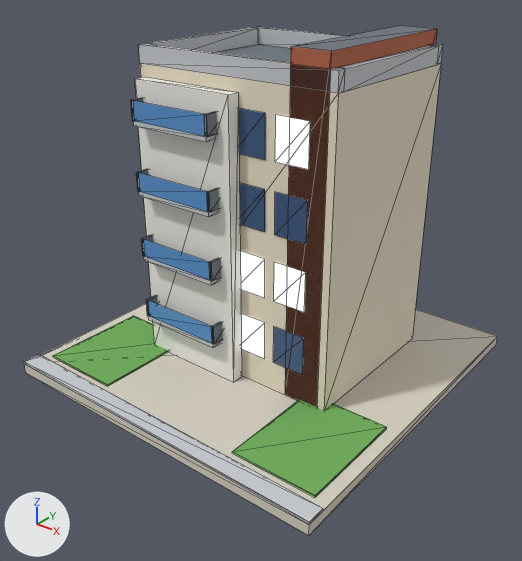
The glTF model public/models/v2/08_lod1.glb: old version first, new version second.
Both versions are drawn from a 50 mm lens placed at (1.09, -1.398, 1.106), pointed at (0.031, -0.074, 0.285). The axes (+X, +Y, +Z) are drawn at lower left. The lights are the same throughout. The older version comes first. Mesh edges are drawn as thin lines. Vertices at exactly the same position are counted once.

Before the edit, the objects in view are built like this:
```python
ob_b08_v2_lod1 = bpy.data.objects.new('b08_v2_lod1', me_b08_v2_lod1)
ob_b08_v2_lod1.location = (0.0, 0.0, 0.0)
```
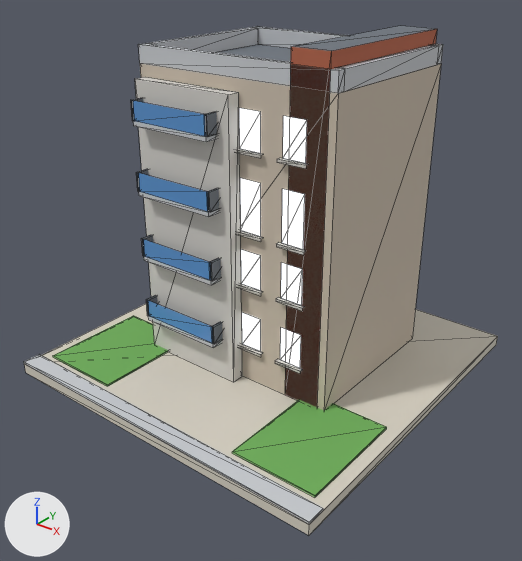
Edits to the bpy script that builds the scene:
```text
Change mat_wall_cream:
    where n2 = _N.new('ShaderNodeMix'); n2.name = 'Mix'
    n2.inputs[7].default_value: (0.823, 0.738, 0.578, 1.0) -> (0.604, 0.521, 0.423, 1.0)  # 'B', pale yellow #eadfc8 -> 'B', light grey #ccbfae
Change mat_wall_white:
    where n2 = _N.new('ShaderNodeMix'); n2.name = 'Mix'
    n2.inputs[7].default_value: (0.896, 0.88, 0.823, 1.0) -> (0.68, 0.658, 0.617, 1.0)  # 'B', white #f3f1ea -> 'B', light grey #d7d4ce
Add mat_glow_window_res:
    mat_glow_window_res = bpy.data.materials.new('glow_window_res')
    # nodes: BsdfPrincipled, Mix, OutputMaterial, VertexColor
    # colours: blue #3d5a82, mixed with the vertex colours
Add mat_white:
    mat_white = bpy.data.materials.new('white')
    # nodes: BsdfPrincipled, Mix, OutputMaterial, VertexColor
    # colours: light grey #cecbc4, mixed with the vertex colours
Change me_b08_v2_lod1:
    used by ob_b08_v2_lod1; location = (0.0, 0.0, 0.0)
    remove me_b08_v2_lod1.from_pydata(...)  # 242 vertices, 270 faces; spans x -0.48..0.48, y -0.48..0.48, z 0.0..0.89
    add me_b08_v2_lod1.from_pydata(...)  # 338 vertices, 334 faces; spans x -0.48..0.48, y -0.48..0.48, z 0.0..0.89
    me_b08_v2_lod1 part 1: the loose piece of 4 vertices spanning x 0.134..0.226, y -0.153, z 0.64..0.745 is rebuilt with 4 vertices and now spans x 0.156..0.218, y -0.153, z 0.652..0.746, in mat_glow_window_res
    me_b08_v2_lod1 part 2: the loose piece of 4 vertices spanning x 0.014..0.106, y -0.153, z 0.465..0.57 is rebuilt with 4 vertices and now spans x 0.031..0.093, y -0.153, z 0.449..0.582, in mat_glow_window_res
    me_b08_v2_lod1 part 3: the loose piece of 4 vertices spanning x 0.014..0.106, y -0.153, z 0.64..0.745 is rebuilt with 4 vertices and now spans x 0.031..0.093, y -0.153, z 0.652..0.746, in mat_glow_window_res
    me_b08_v2_lod1 part 4: the loose piece of 4 vertices spanning x 0.134..0.226, y -0.153, z 0.115..0.22 is rebuilt with 4 vertices and now spans x 0.156..0.218, y -0.153, z 0.131..0.225, in mat_glow_window_res
    me_b08_v2_lod1 part 5: the loose piece of 4 vertices spanning x 0.014..0.106, y -0.153, z 0.115..0.22 is rebuilt with 4 vertices and now spans x 0.031..0.093, y -0.153, z 0.131..0.225, in mat_glow_window_res
    me_b08_v2_lod1 part 6: the loose piece of 4 vertices spanning x 0.014..0.106, y -0.153, z 0.29..0.395 is rebuilt with 4 vertices and now spans x 0.031..0.093, y -0.153, z 0.306..0.4, in mat_glow_window_res
    me_b08_v2_lod1 part 7: the loose piece of 4 vertices spanning x 0.134..0.226, y -0.153, z 0.29..0.395 is rebuilt with 4 vertices and now spans x 0.156..0.218, y -0.153, z 0.306..0.4, in mat_glow_window_res
    me_b08_v2_lod1 part 8: the loose piece of 4 vertices spanning x 0.134..0.226, y -0.153, z 0.465..0.57 is rebuilt with 4 vertices and now spans x 0.156..0.218, y -0.153, z 0.449..0.582, in mat_glow_window_res
    me_b08_v2_lod1 part 9: 24 vertices added at x -0.226..0.226, y -0.163..-0.153, z 0.123..0.131
    me_b08_v2_lod1 part 10: 24 vertices added at x -0.226..0.226, y -0.163..-0.153, z 0.298..0.306
    me_b08_v2_lod1 part 11: 24 vertices added at x -0.226..0.226, y -0.163..-0.153, z 0.442..0.449
    me_b08_v2_lod1 part 12: 24 vertices added at x -0.226..0.226, y -0.163..-0.153, z 0.644..0.652
    other edits to the shape of me_b08_v2_lod1 do not show in these pictures
    remove me_b08_v2_lod1.materials.append(mat_glow_window)
    remove me_b08_v2_lod1.materials.append(mat_glass_dark)
    add me_b08_v2_lod1.materials.append(mat_glow_window_res)
    add me_b08_v2_lod1.materials.append(mat_white)
```

What differs and where, as boxes [x1, y1, x2, y2] in the pictures (522 x 561 px):
'b08_v2_lod1', surface changed, reshaped
    both: [24, 26, 498, 535]
part 1 of me_b08_v2_lod1, rebuilt (31% narrower, 12% shorter)
    before: [275, 115, 310, 170]
    after: [283, 116, 307, 164]
part 2 of me_b08_v2_lod1, rebuilt
    before: [240, 183, 265, 232]
    after: [240, 178, 261, 237]
part 3 of me_b08_v2_lod1, rebuilt
    before: [239, 108, 265, 160]
    after: [239, 108, 261, 154]
part 4 of me_b08_v2_lod1, rebuilt (31% narrower, 16% shorter)
    before: [273, 327, 304, 375]
    after: [280, 328, 301, 368]
part 5 of me_b08_v2_lod1, rebuilt
    before: [242, 314, 265, 359]
    after: [242, 312, 261, 352]
part 6 of me_b08_v2_lod1, rebuilt
    before: [241, 251, 265, 298]
    after: [241, 249, 261, 291]
part 7 of me_b08_v2_lod1, rebuilt (30% narrower, 14% shorter)
    before: [274, 262, 306, 312]
    after: [281, 262, 303, 305]
part 8 of me_b08_v2_lod1, rebuilt (29% narrower, 17% taller)
    before: [275, 192, 308, 244]
    after: [282, 189, 305, 250]
part 9 of me_b08_v2_lod1, added
    after: [239, 344, 303, 374]
part 10 of me_b08_v2_lod1, added
    after: [238, 284, 304, 311]
part 11 of me_b08_v2_lod1, added
    after: [238, 231, 305, 255]
part 12 of me_b08_v2_lod1, added
    after: [236, 149, 309, 169]
